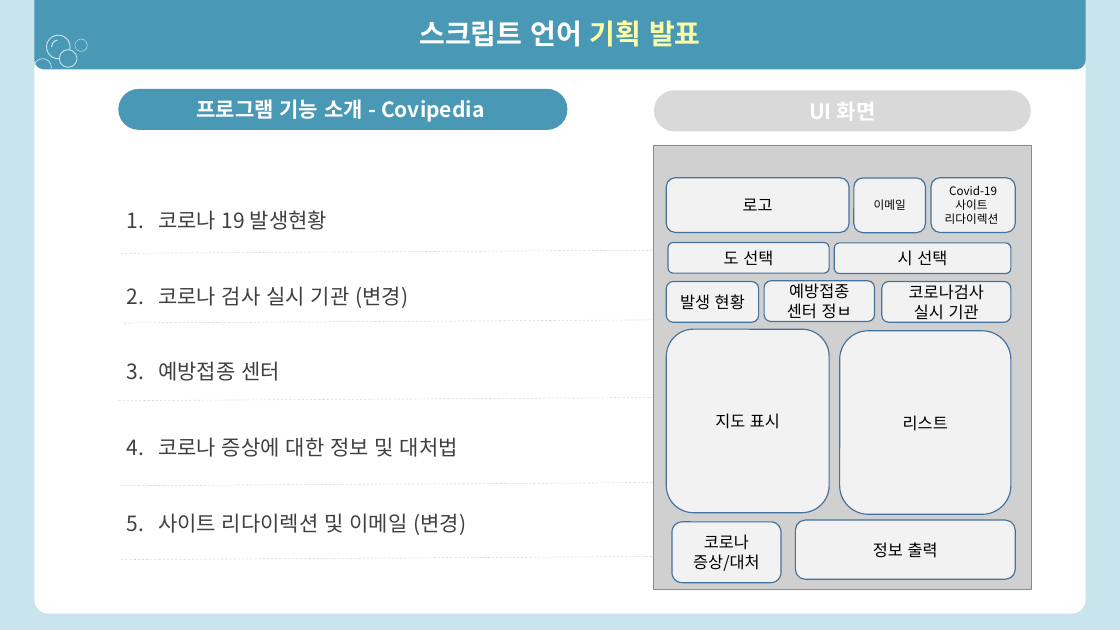
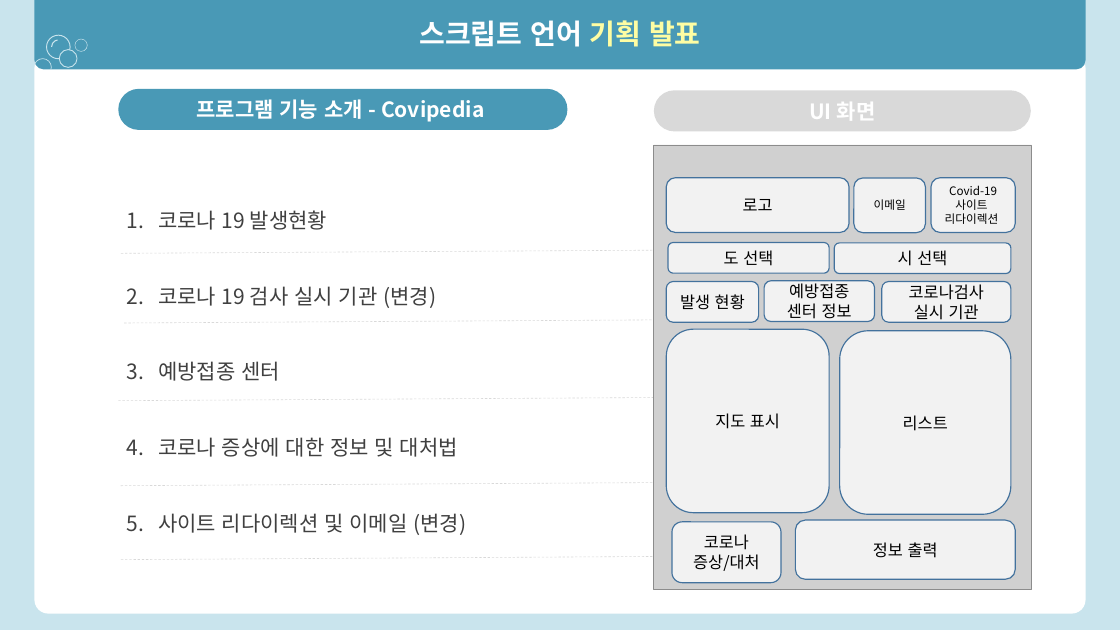
Before and after one commit to jsoh1945/ScriptLang, a slide deck: slide 3 of finalproject/중간발표.pptx. Drawn at 1120x630 pixels with LibreOffice and Linux fonts; fonts in the diff are those of the drawing; grey boxes stand for pictures. Boxes give left, top, right and bottom in pixels: in the first picture for what was removed or moved away, otherwise in the second. Text is boxed around its words. In the diff, an @@ line names an element or a change of style, - is before the commit and + after.

Commit message:
오타수정

```diff
--- a/finalproject/중간발표.pptx
+++ b/finalproject/중간발표.pptx
@@ text at <box>158,286,436,308</box>: text changed @@
-2. 코로나 검사 실시 기관 (변경)
+2. 코로나 19 검사 실시 기관 (변경)
@@ text in rounded rectangle at <box>787,303,852,323</box>: text changed @@
-센터 정ㅂ
+센터 정보
```
